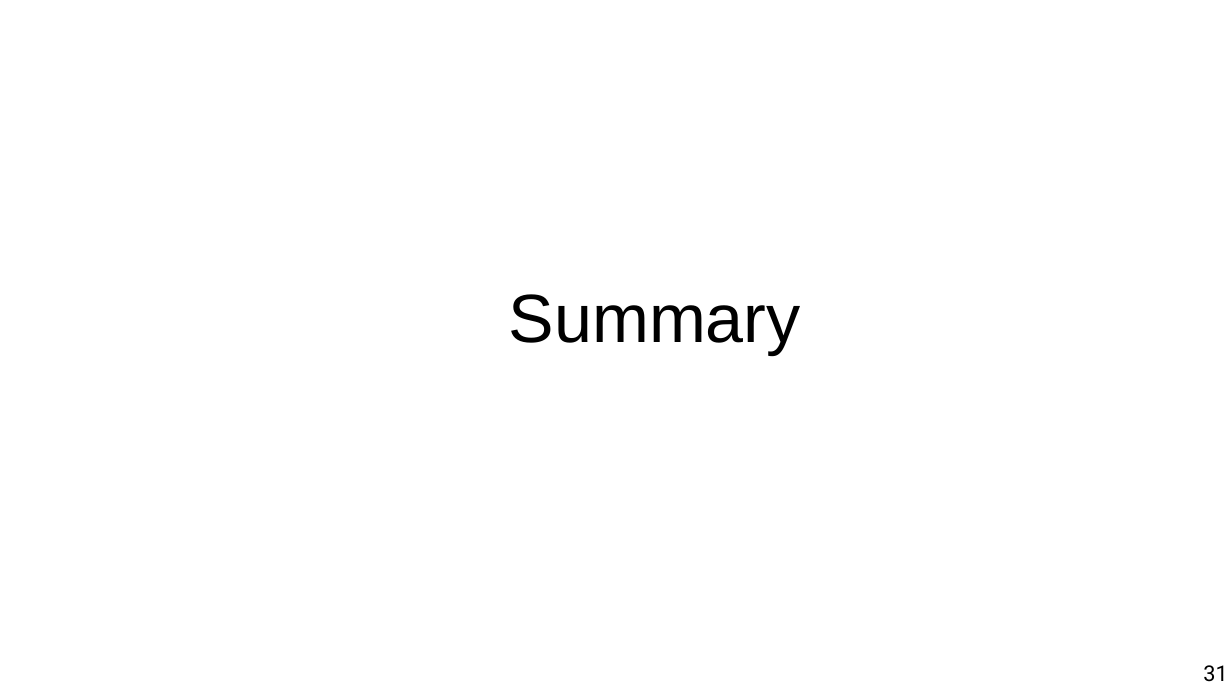
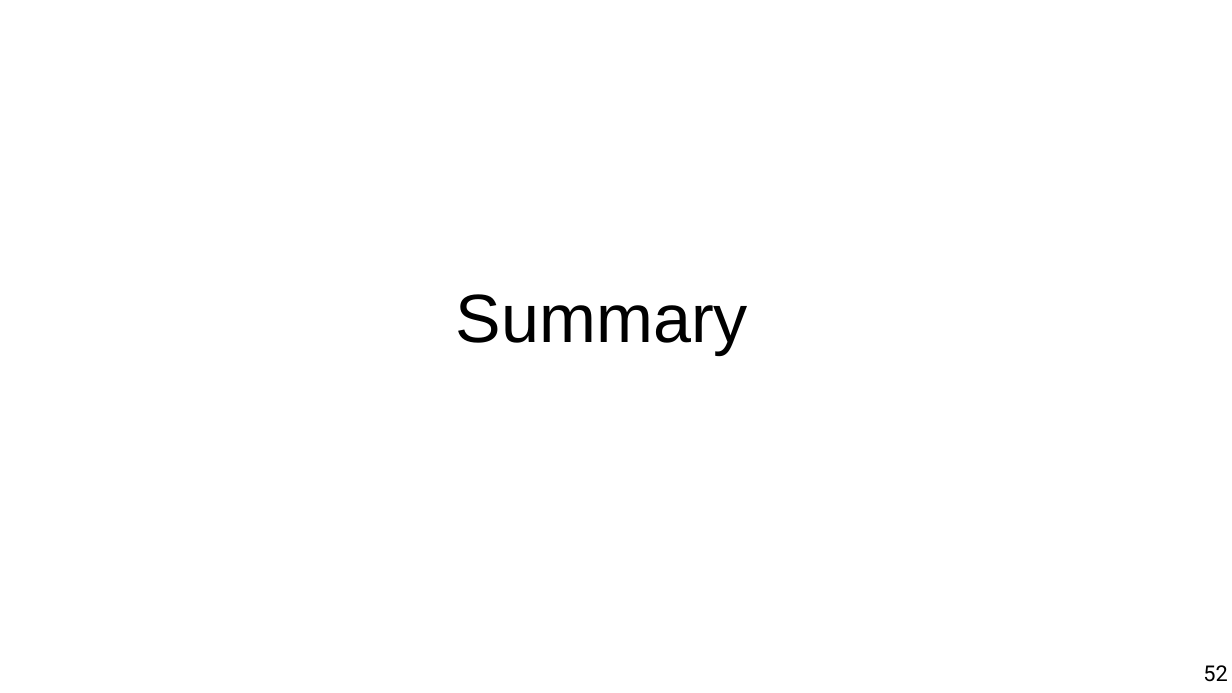
Before and after one commit to chatox/data-mining-course, a slide deck: slide 52 of theory/tt09_outlier_detection.odp (slide 31 before the commit). Drawn at 1232x693 pixels with LibreOffice and Linux fonts; fonts in the diff are those of the drawing. Boxes give left, top, right and bottom in pixels: in the first picture for what was removed or moved away, otherwise in the second. Text is boxed around its words. In the diff, an @@ line names an element or a change of style, - is before the commit and + after.

```diff
--- a/theory/tt09_outlier_detection.odp
+++ b/theory/tt09_outlier_detection.odp
@@ title "Summary": place and size @@
-title "Summary" at (509, 294, 801, 354)
+title "Summary" at (456, 294, 748, 354)
@@ page number at (1203, 665, 1227, 682): text changed @@
-31
+52
```
Also in this commit, not shown: 4 other slides changed, 24 slides added, 3 slides removed.
